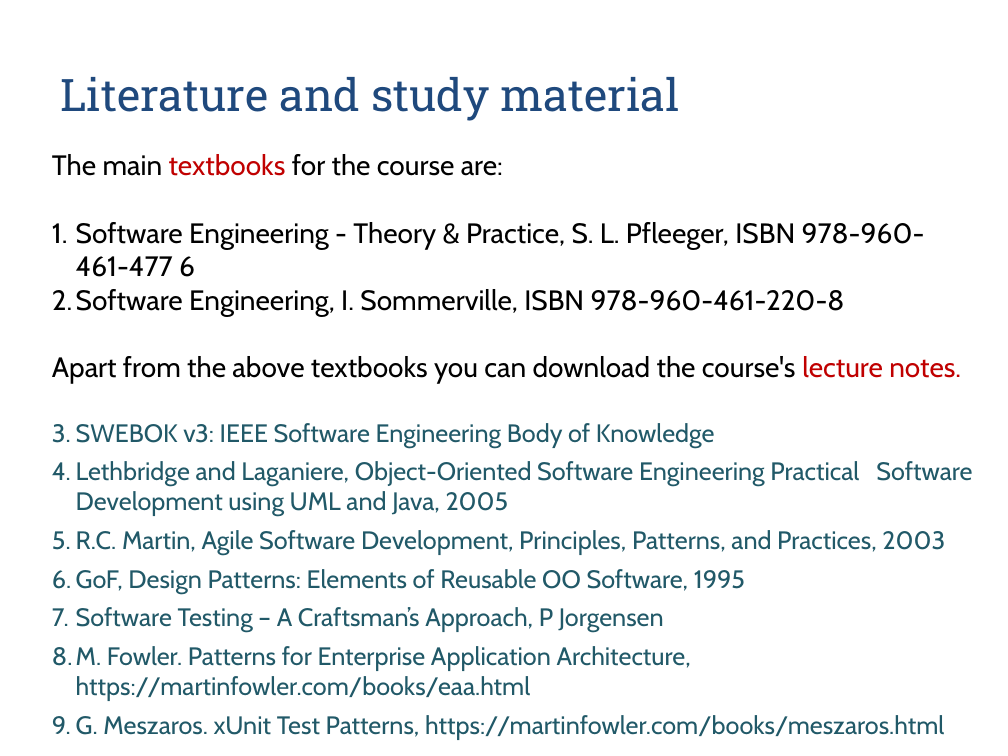
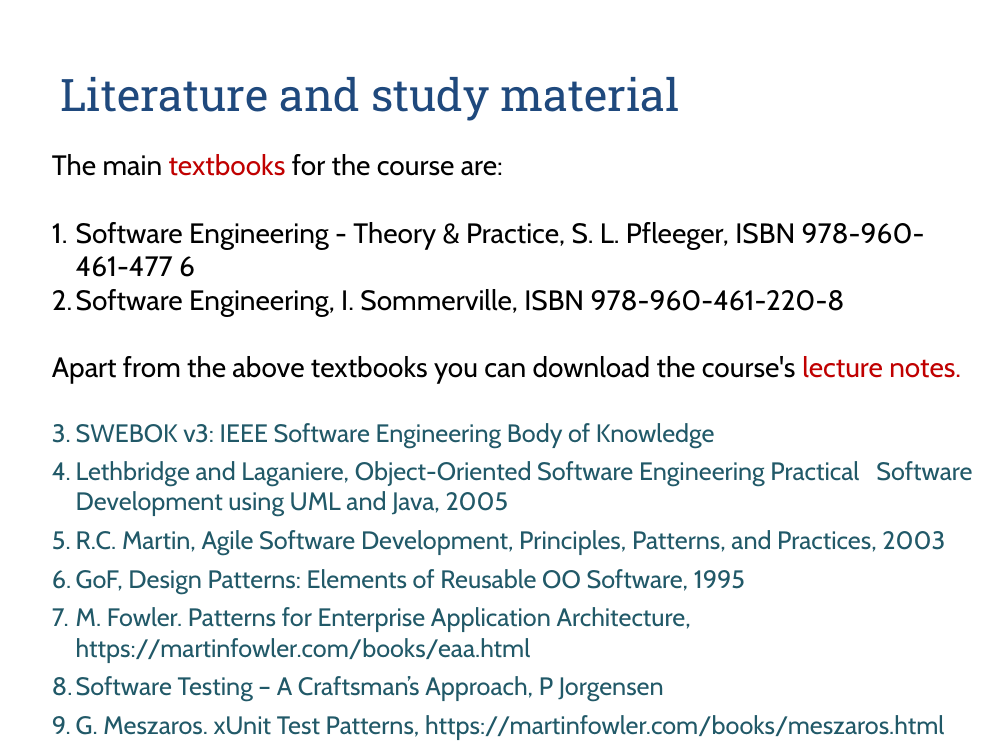
Before and after one commit to zarras/myy803-slides, a slide deck: slide 4 of 1-SoftEng-Intro-simple.ppt. Drawn at 1008x756 pixels with LibreOffice and Linux fonts; fonts in the diff are those of the drawing. Boxes give left, top, right and bottom in pixels: in the first picture for what was removed or moved away, otherwise in the second. Text is boxed around its words. In the diff, an @@ line names an element or a change of style, - is before the commit and + after.

```diff
--- a/1-SoftEng-Intro-simple.ppt
+++ b/1-SoftEng-Intro-simple.ppt
@@ text at <box>76,607,691,663</box>: paragraph added @@
+5. M. Fowler. Patterns for Enterprise Application Architecture, https://martinfowler.com/books/eaa.html
@@ text at <box>76,646,691,701</box>: paragraph removed @@
-6. M. Fowler. Patterns for Enterprise Application Architecture, https://martinfowler.com/books/eaa.html
```
Also in this commit, not shown: 1 other slide changed, 5 other files.
